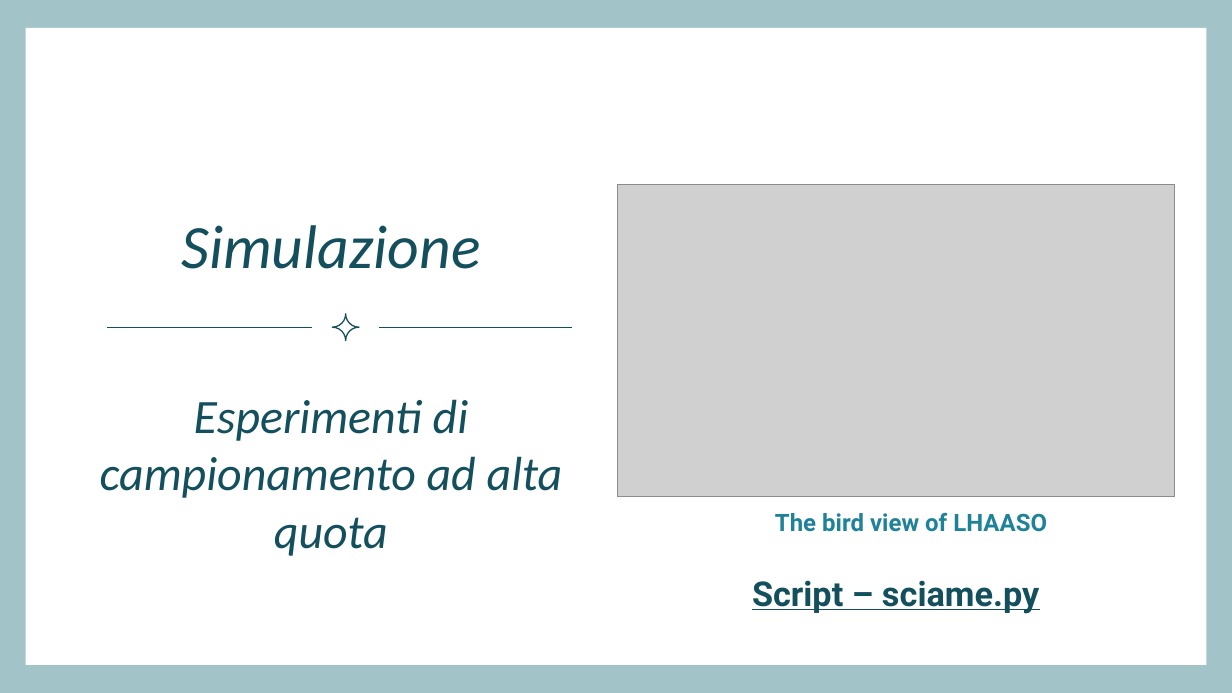
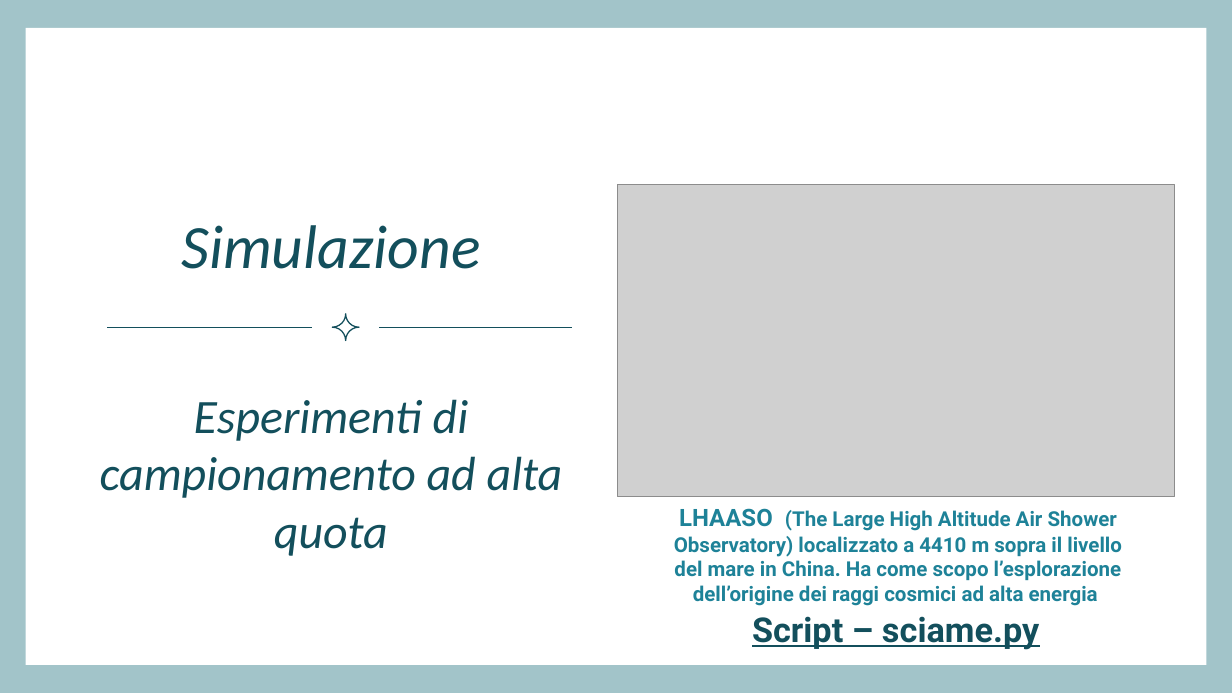
Before and after one commit to irenegentili/Progetto-Metodi-Computazionali, a slide deck: slide 5 of campionamento_sciami_atmosferici_ad_alta_quota_Irene_Gentili.pptx. Drawn at 1232x693 pixels with LibreOffice and Linux fonts; fonts in the diff are those of the drawing; grey boxes stand for pictures. Boxes give left, top, right and bottom in pixels: in the first picture for what was removed or moved away, otherwise in the second. Text is boxed around its words. In the diff, an @@ line names an element or a change of style, - is before the commit and + after.

```diff
--- a/campionamento_sciami_atmosferici_ad_alta_quota_Irene_Gentili.pptx
+++ b/campionamento_sciami_atmosferici_ad_alta_quota_Irene_Gentili.pptx
@@ text at [674, 508, 1122, 606]: text changed; size 14 to 12 pt @@
-The bird view of LHAASO
+LHAASO (The Large High Altitude Air Shower Observatory) localizzato a 4410 m sopra il livello del mare in China. Ha come scopo l’esplorazione dell’origine dei raggi cosmici ad alta energia
@@ text "Script – sciame.py": place and size @@
-text "Script – sciame.py" at [752, 580, 1039, 614]
+text "Script – sciame.py" at [752, 616, 1039, 650]
```
Also in this commit, not shown: 1 other slide changed.
